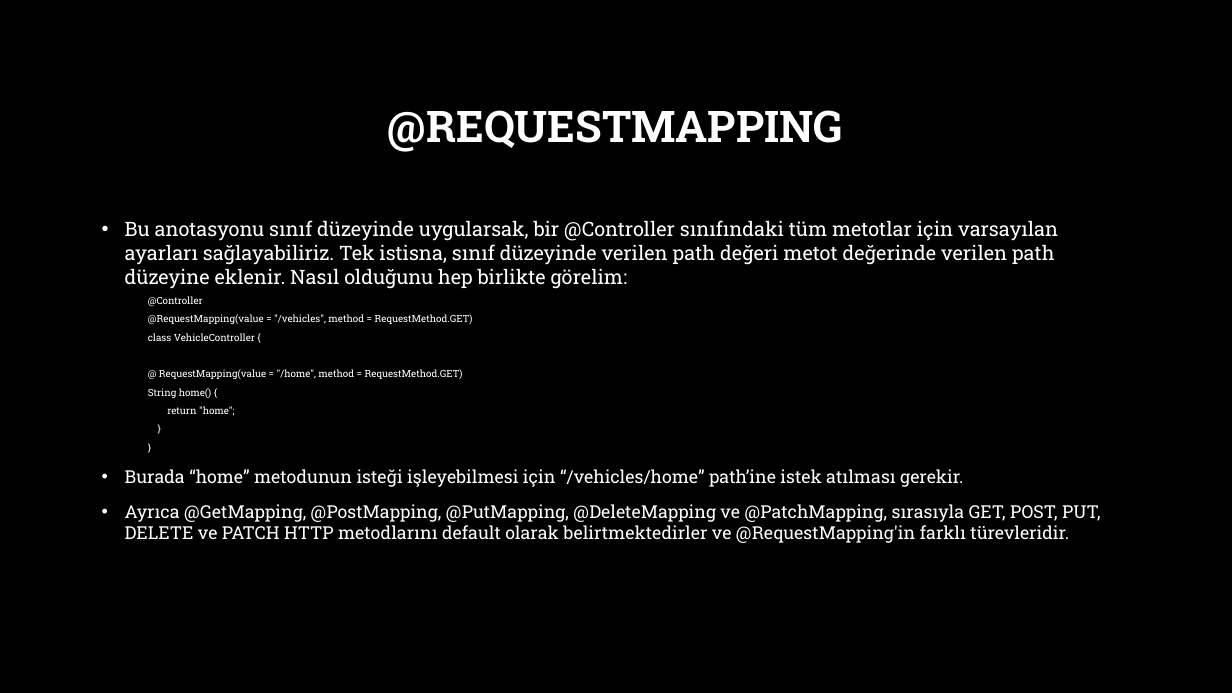
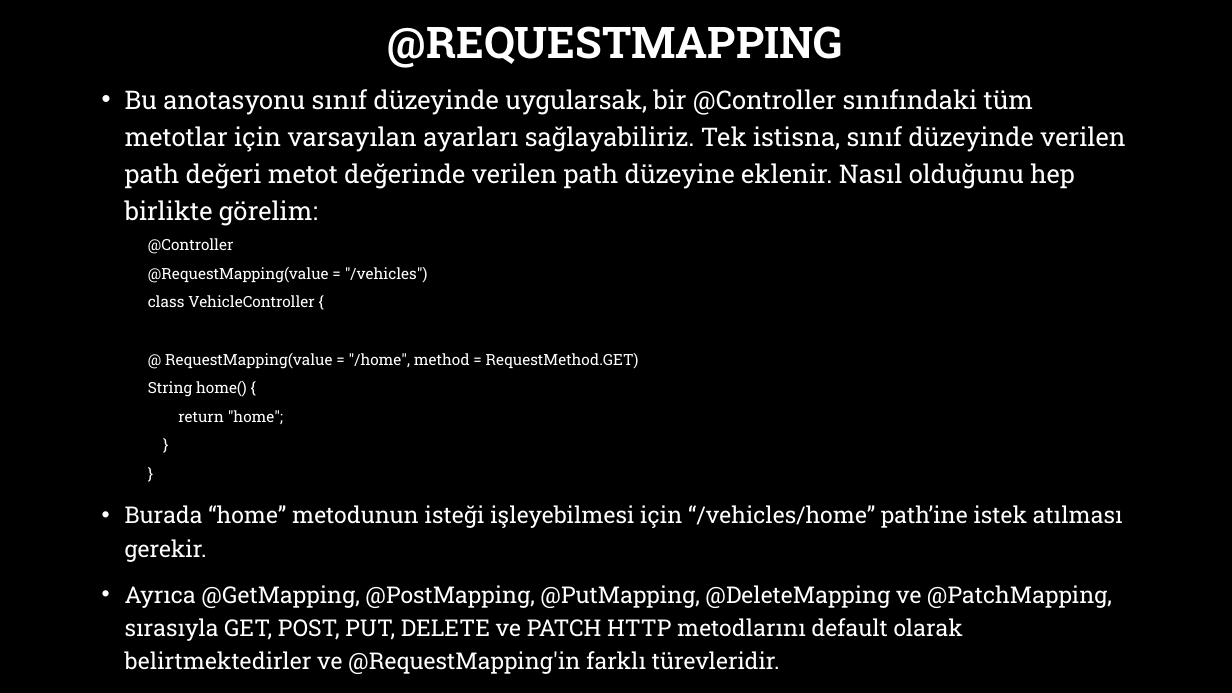
Before and after one commit to burakduman-bilgeadam/sunum, a slide deck: slide 4 of Spring/6-spring-web-mapping.pptx. Drawn at 1232x693 pixels with LibreOffice and Linux fonts; fonts in the diff are those of the drawing; background and template pictures are left out. Boxes give left, top, right and bottom in pixels: in the first picture for what was removed or moved away, otherwise in the second. Text is boxed around its words. In the diff, an @@ line names an element or a change of style, - is before the commit and + after.

```diff
--- a/Spring/6-spring-web-mapping.pptx
+++ b/Spring/6-spring-web-mapping.pptx
@@ title "@REQUESTMAPPING": place and size @@
-title "@REQUESTMAPPING" at bbox=[388, 110, 843, 152]
+title "@REQUESTMAPPING" at bbox=[388, 26, 843, 68]
@@ text "Bu anotasyonu sınıf düzeyinde uygularsak, ...": place and size @@
-text "Bu anotasyonu sınıf düzeyinde uygularsak, ..." at bbox=[125, 220, 1100, 543]
+text "Bu anotasyonu sınıf düzeyinde uygularsak, ..." at bbox=[125, 89, 1126, 674]
@@ text at bbox=[125, 89, 1126, 674]: size 15.5 to 20 pt in "Bu anotasyonu sınıf düzeyinde uygularsak, bir @Controller ..."; size 7.8 to 12 pt in "@Controller", "class VehicleController {", "@ RequestMapping(value = "/home", method = RequestMethod.GET ...", "String home() {" and 3 more places; size 13.9 to 18 pt in "Burada “home” metodunun isteği işleyebilmesi için “/vehicles ...", "Ayrıca @GetMapping, @PostMapping, @PutMapping, @DeleteMappin ..."; line spacing 1 to 1.2 @@
@@ text at bbox=[148, 267, 428, 283]: text changed; size 7.8 to 12 pt @@
-  @RequestMapping(value = "/vehicles", method = RequestMethod.GET)
+  @RequestMapping(value = "/vehicles")
```
Also in this commit, not shown: 6 other slides changed, 1 other file.
